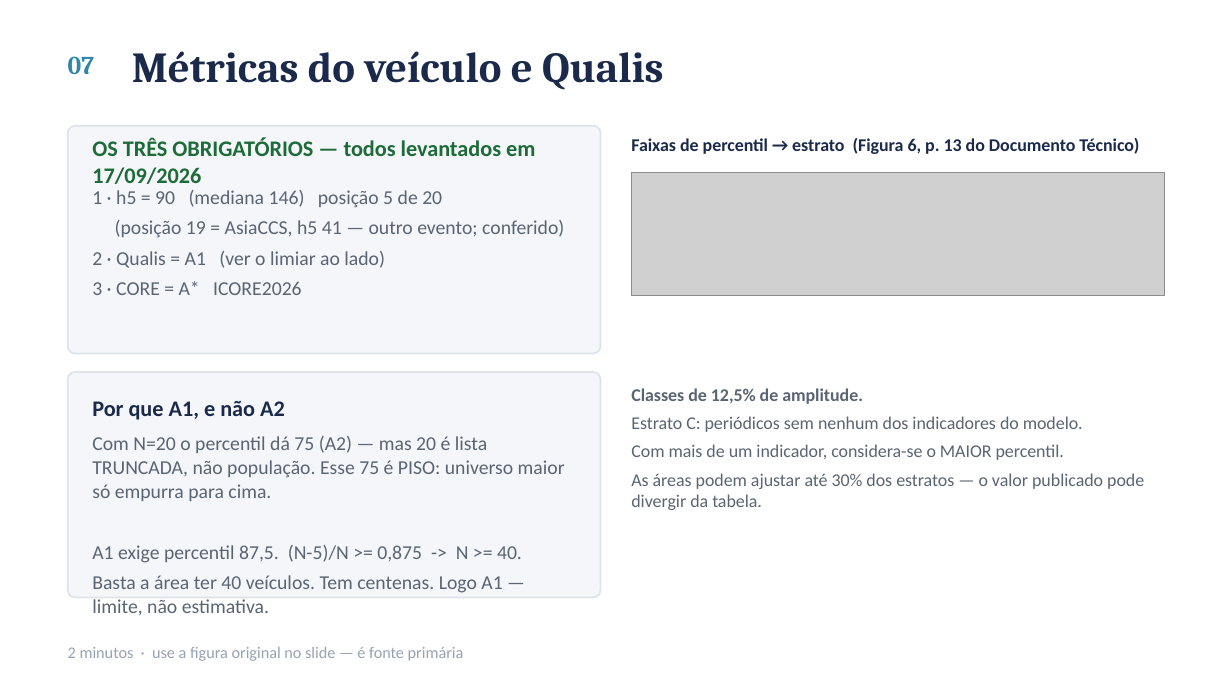
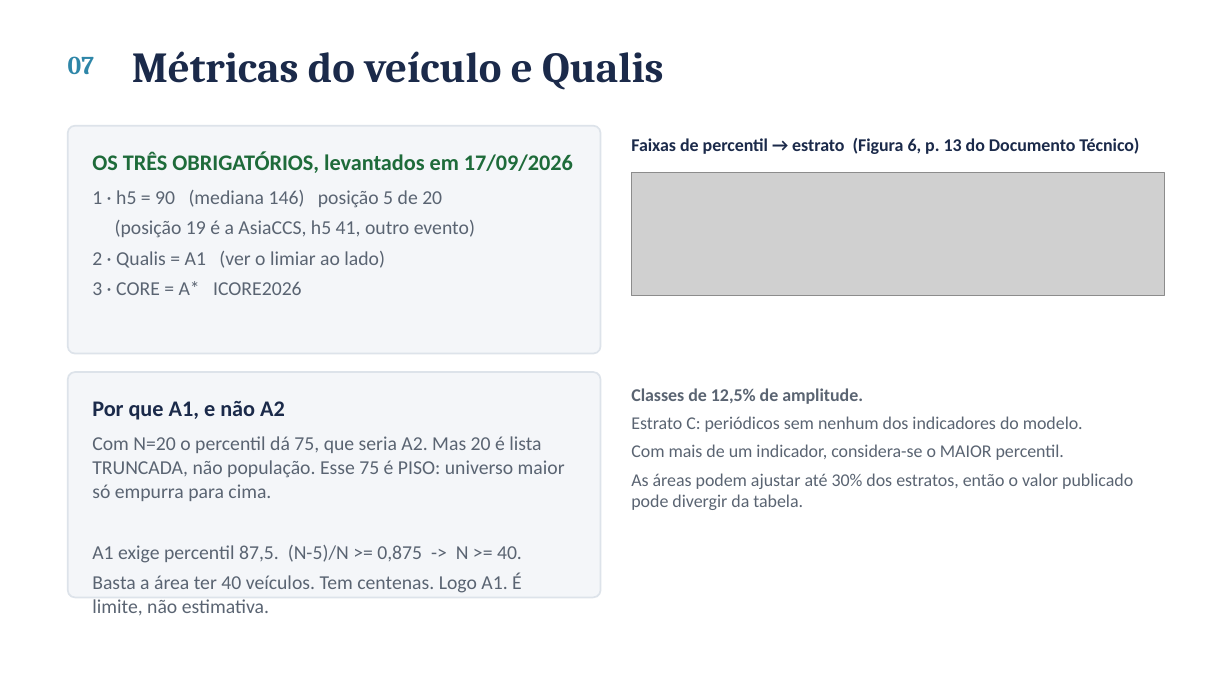
Before and after one commit to ClaudioAMF1/TCC, a slide deck: slide 8 of seminario/seminario-analise-de-artigo.pptx. Drawn at 1232x693 pixels with LibreOffice and Linux fonts; fonts in the diff are those of the drawing; grey boxes stand for pictures. Boxes give left, top, right and bottom in pixels: in the first picture for what was removed or moved away, otherwise in the second. Text is boxed around its words. In the diff, an @@ line names an element or a change of style, - is before the commit and + after.

```diff
--- a/seminario/seminario-analise-de-artigo.pptx
+++ b/seminario/seminario-analise-de-artigo.pptx
@@ text at box(92, 151, 573, 173): text changed @@
-OS TRÊS OBRIGATÓRIOS — todos levantados em 17/09/2026
+OS TRÊS OBRIGATÓRIOS, levantados em 17/09/2026
@@ text at box(115, 220, 475, 238): text changed @@
-(posição 19 = AsiaCCS, h5 41 — outro evento; conferido)
+(posição 19 é a AsiaCCS, h5 41, outro evento)
@@ text at box(92, 436, 565, 501): text changed @@
-Com N=20 o percentil dá 75 (A2) — mas 20 é lista TRUNCADA, não população. Esse 75 é PISO: universo maior só empurra para cima.
+Com N=20 o percentil dá 75, que seria A2. Mas 20 é lista TRUNCADA, não população. Esse 75 é PISO: universo maior só empurra para cima.
@@ text at box(631, 473, 1133, 510): text changed @@
-As áreas podem ajustar até 30% dos estratos — o valor publicado pode divergir da tabela.
+As áreas podem ajustar até 30% dos estratos, então o valor publicado pode divergir da tabela.
@@ text at box(92, 573, 522, 589): text changed @@
-Basta a área ter 40 veículos. Tem centenas. Logo A1 — limite, não estimativa.
+Basta a área ter 40 veículos. Tem centenas. Logo A1. É limite, não estimativa.
@@ text removed at box(68, 647, 464, 661) @@
-2 minutos · use a figura original no slide — é fonte primária
```
Also in this commit, not shown: 14 other slides changed, 3 other files.
